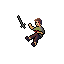
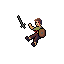
Layer changes from the first 64×64 image to the second:
added layer "Shield" above "Blood" over [38, 28, 46, 38]
